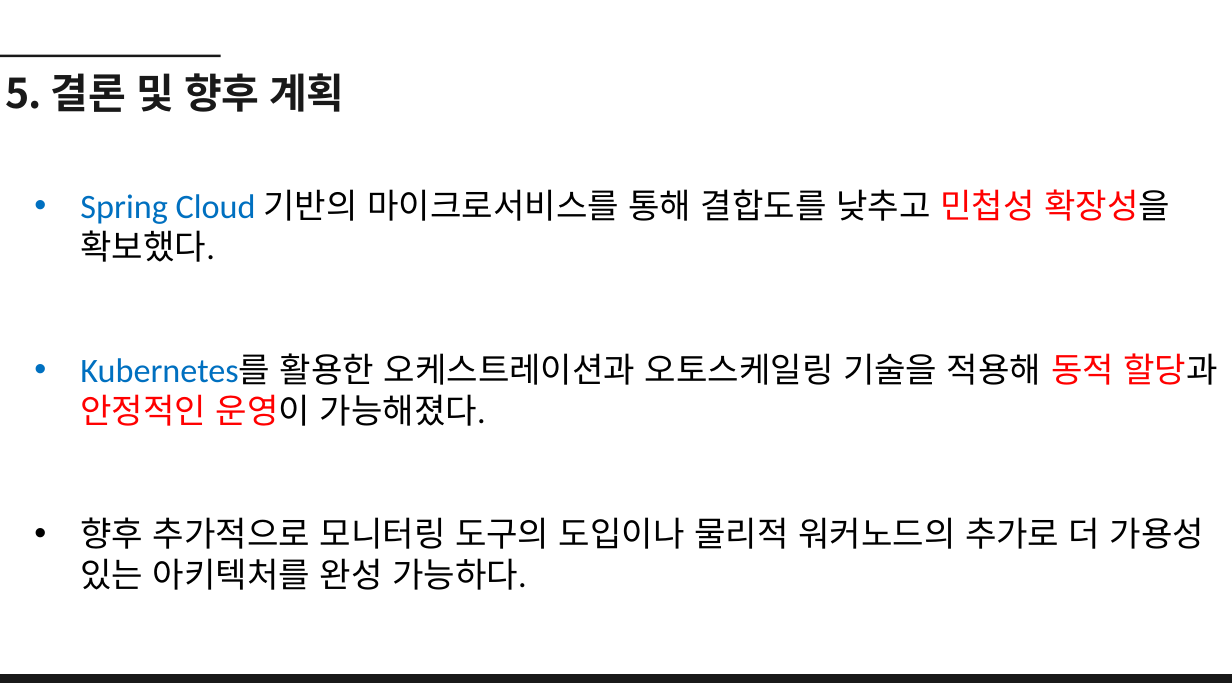
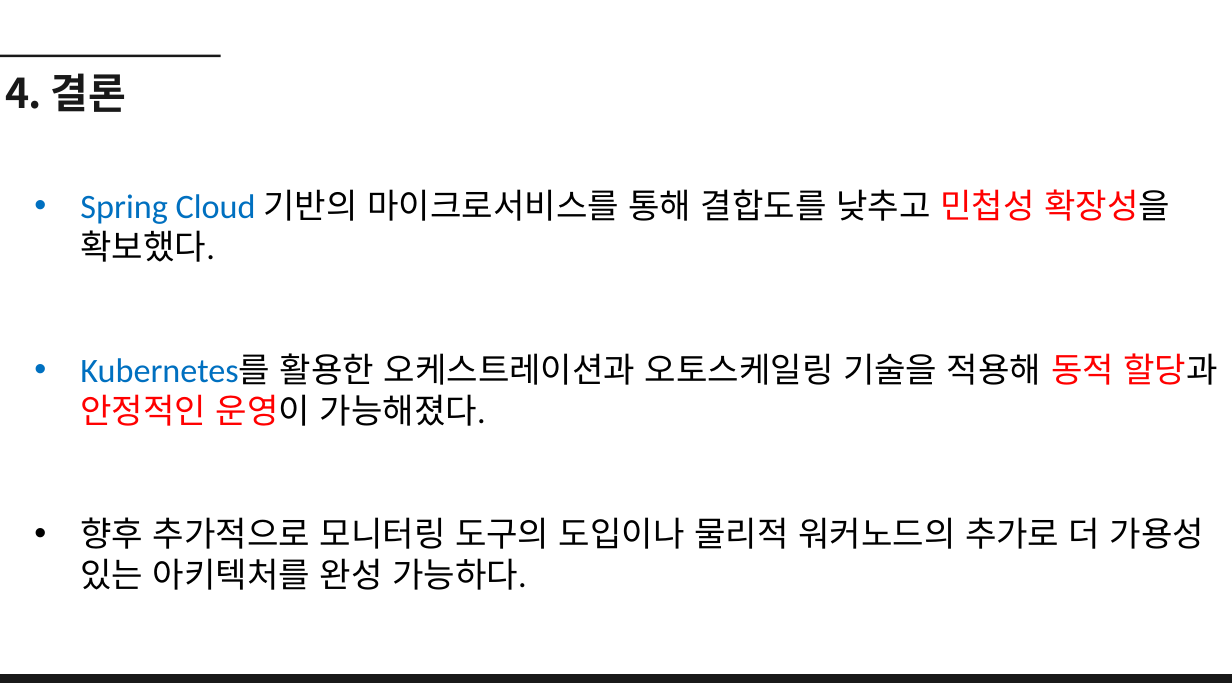
Before and after one commit to dbehdrbs0806/4th_2sem, a slide deck: slide 14 of ReinforcementLearning/20204077_유동균_Transformer 발표.pptx (slide 19 before the commit). Drawn at 1232x693 pixels with LibreOffice and Linux fonts; fonts in the diff are those of the drawing. Boxes give left, top, right and bottom in pixels: in the first picture for what was removed or moved away, otherwise in the second. Text is boxed around its words. In the diff, an @@ line names an element or a change of style, - is before the commit and + after.

```diff
--- a/ReinforcementLearning/20204077_유동균_Transformer 발표.pptx
+++ b/ReinforcementLearning/20204077_유동균_Transformer 발표.pptx
@@ text at (x1=5, y1=73, x2=126, y2=112): text changed @@
-5. 결론 및 향후 계획
+4. 결론
```
Also in this commit, not shown: 3 other slides changed, 8 slides added, 13 slides removed.
